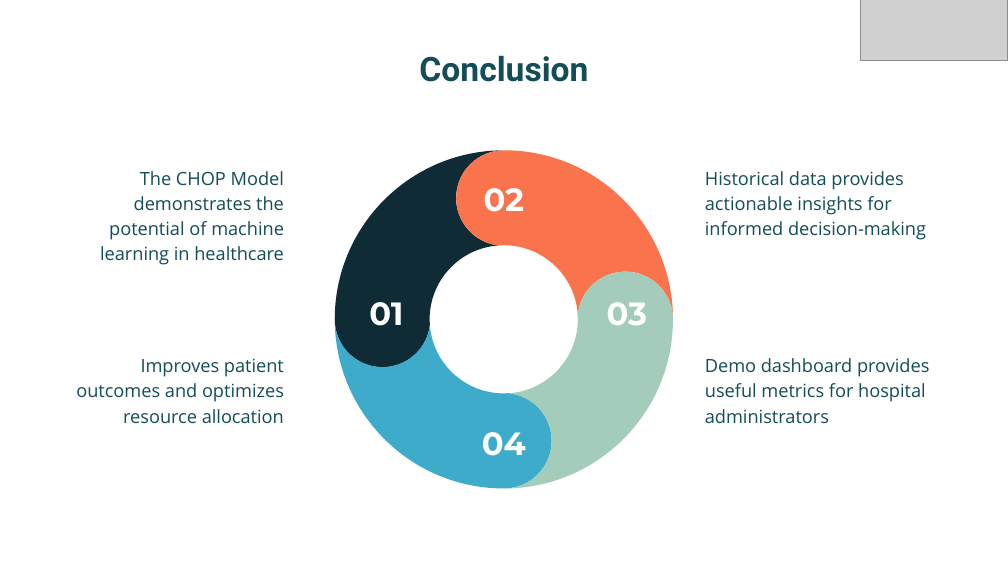
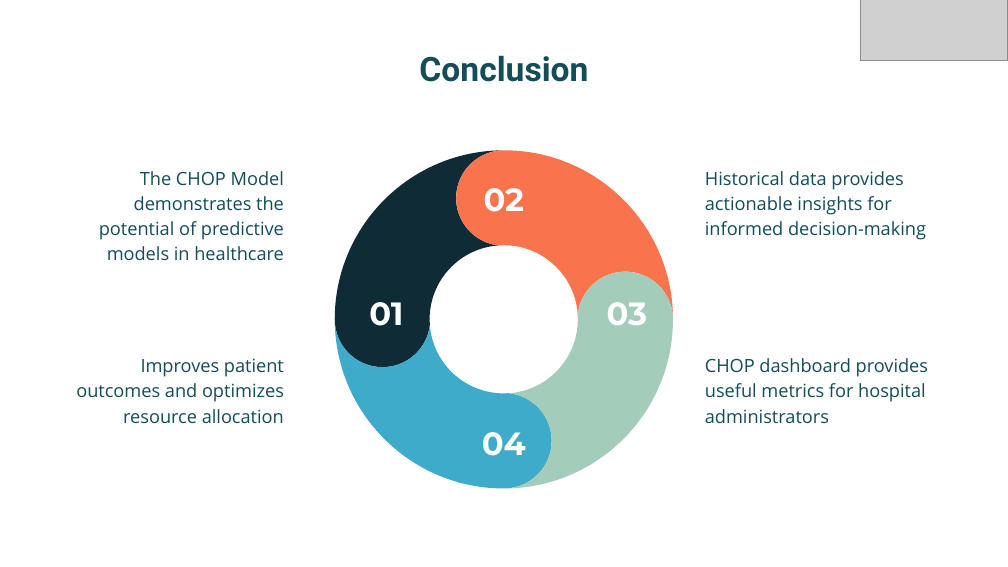
Before and after one commit to bizzfuzz/CHOP-comprehensive-hospital-outcome-prediction-system, a slide deck: slide 13 of CHOP.pptx (slide 8 before the commit). Drawn at 1008x567 pixels with LibreOffice and Linux fonts; fonts in the diff are those of the drawing; grey boxes stand for pictures. Boxes give left, top, right and bottom in pixels: in the first picture for what was removed or moved away, otherwise in the second. Text is boxed around its words. In the diff, an @@ line names an element or a change of style, - is before the commit and + after.

```diff
--- a/CHOP.pptx
+++ b/CHOP.pptx
@@ subtitle at bbox=[99, 171, 284, 260]: text changed @@
-The CHOP Model demonstrates the potential of machine learning in healthcare
+The CHOP Model demonstrates the potential of predictive models in healthcare
@@ subtitle at bbox=[705, 358, 928, 423]: text changed @@
-Demo dashboard provides useful metrics for hospital administrators
+CHOP dashboard provides useful metrics for hospital administrators
```
Also in this commit, not shown: 4 other slides changed, 5 slides added.
